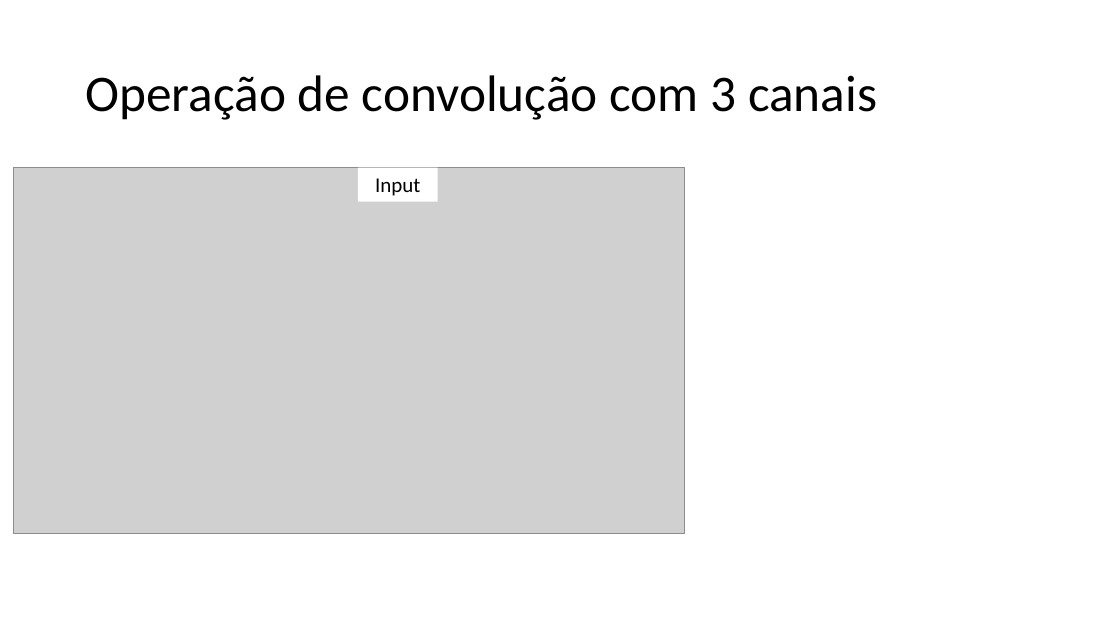
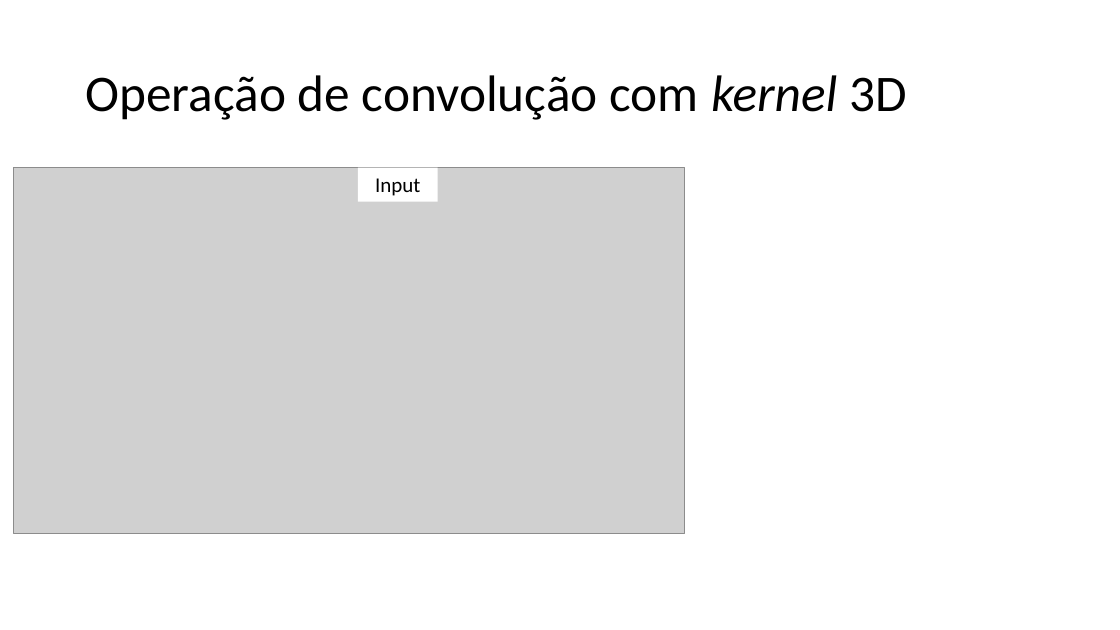
Before and after one commit to zz4fap/c24_inteligencia_artificial, a slide deck: slide 45 of slides/C24_CNN.pptx. Drawn at 1120x630 pixels with LibreOffice and Linux fonts; fonts in the diff are those of the drawing; grey boxes stand for pictures. Boxes give left, top, right and bottom in pixels: in the first picture for what was removed or moved away, otherwise in the second. Text is boxed around its words. In the diff, an @@ line names an element or a change of style, - is before the commit and + after.

```diff
--- a/slides/C24_CNN.pptx
+++ b/slides/C24_CNN.pptx
@@ title at <box>85,75,907,120</box>: text changed @@
-Operação de convolução com 3 canais
+Operação de convolução com kernel 3D
```
Also in this commit, not shown: 15 other slides changed.
